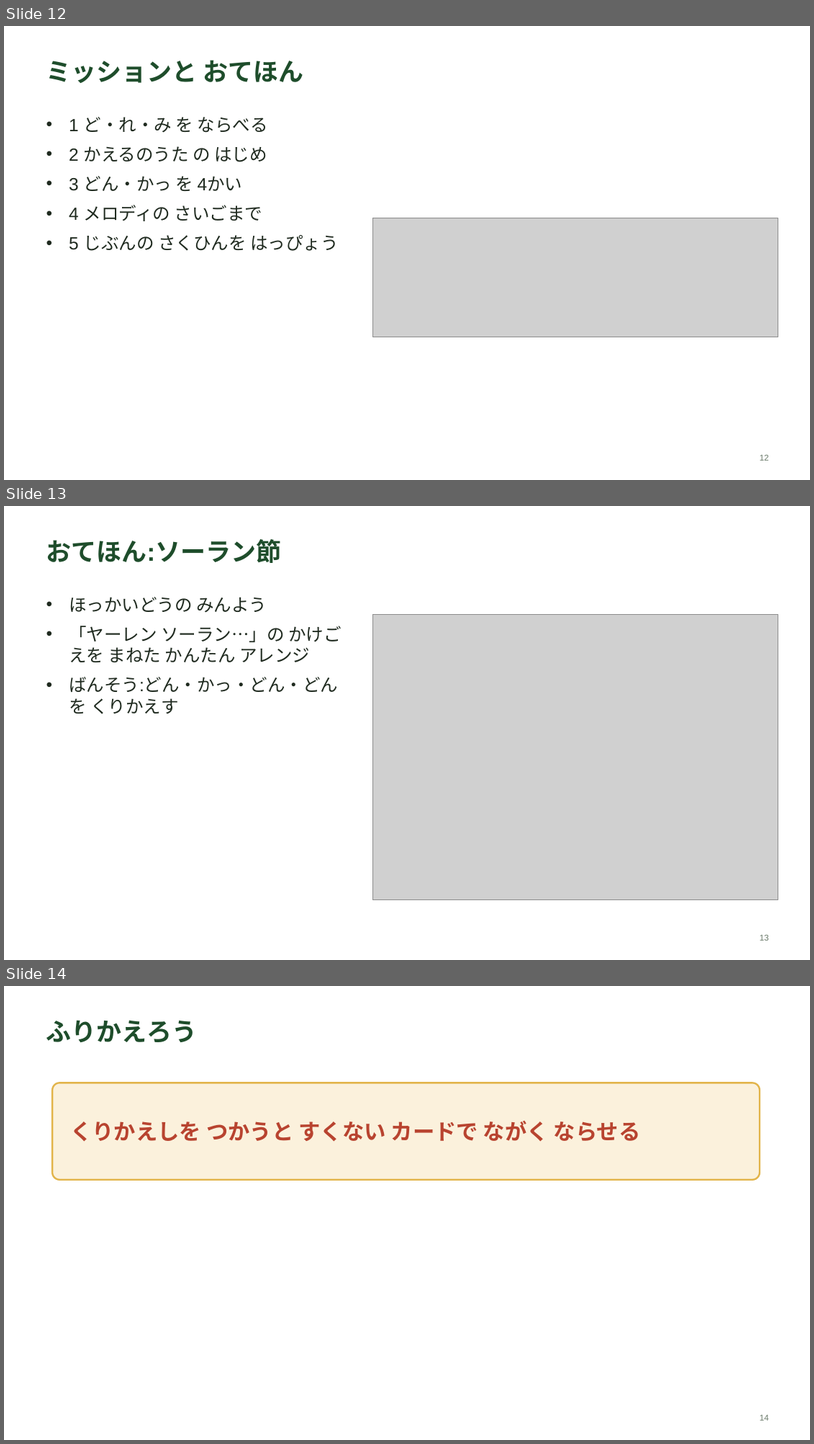
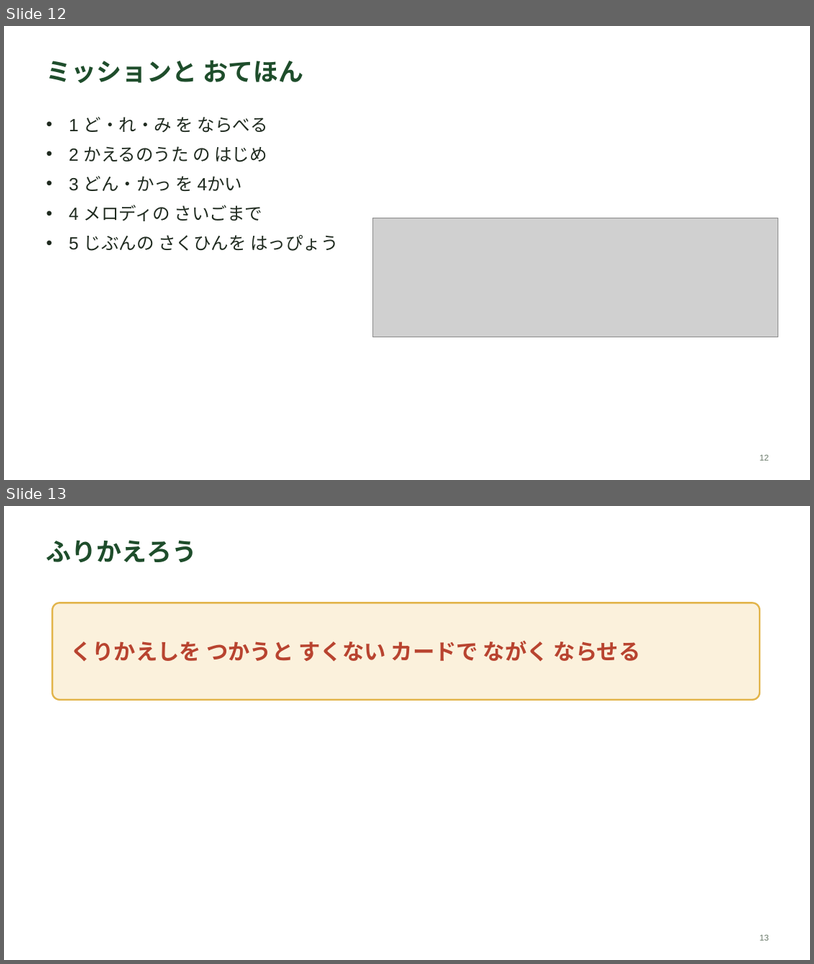
Before and after one commit to maizuruprogramming/maizuruprogramming.github.io, a slide deck: ecard-programming/教材/授業スライド_おんがく.pptx. Shown one above the other, each under a label of ours: slides 12, 13 and 14 before the commit, slides 12 and 13 after it. The pictures are 814x1444 and 814x964 pixels, drawn with LibreOffice and Linux fonts; fonts in the diff are those of the drawing; grey boxes stand for pictures. Boxes give left, top, right and bottom in pixels: in the first picture for what was removed or moved away, otherwise in the second. Text is boxed around its words. In the diff, an @@ line names an element or a change of style, - is before the commit and + after.

```diff
--- a/ecard-programming/教材/授業スライド_おんがく.pptx
+++ b/ecard-programming/教材/授業スライド_おんがく.pptx
@@ slide 13 removed at (4, 506, 810, 960), background #FFFFFF @@
@@ title removed at (46, 539, 282, 563) @@
-おてほん:ソーラン節
@@ text removed at (69, 597, 342, 714) @@
-• ほっかいどうの みんよう
-• 「ヤーレン ソーラン…」の かけごえを まねた かんたん アレンジ
-• ばんそう:どん・かっ・どん・どん を くりかえす
@@ picture removed at (373, 614, 778, 899) @@
@@ page number removed at (760, 934, 769, 940) @@
-13
@@ what was slide 14 is now slide 13 @@
@@ page number at (760, 934, 769, 940): text changed @@
-14
+13
```
Also in this commit, not shown: 5 other files.
